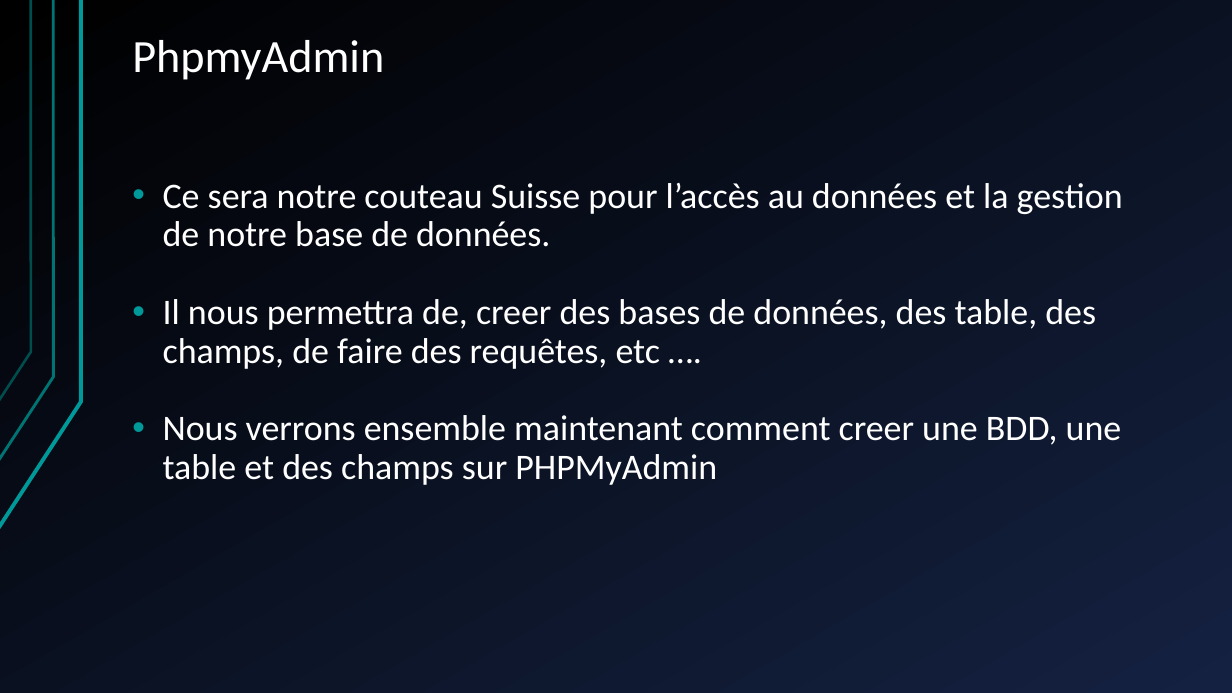
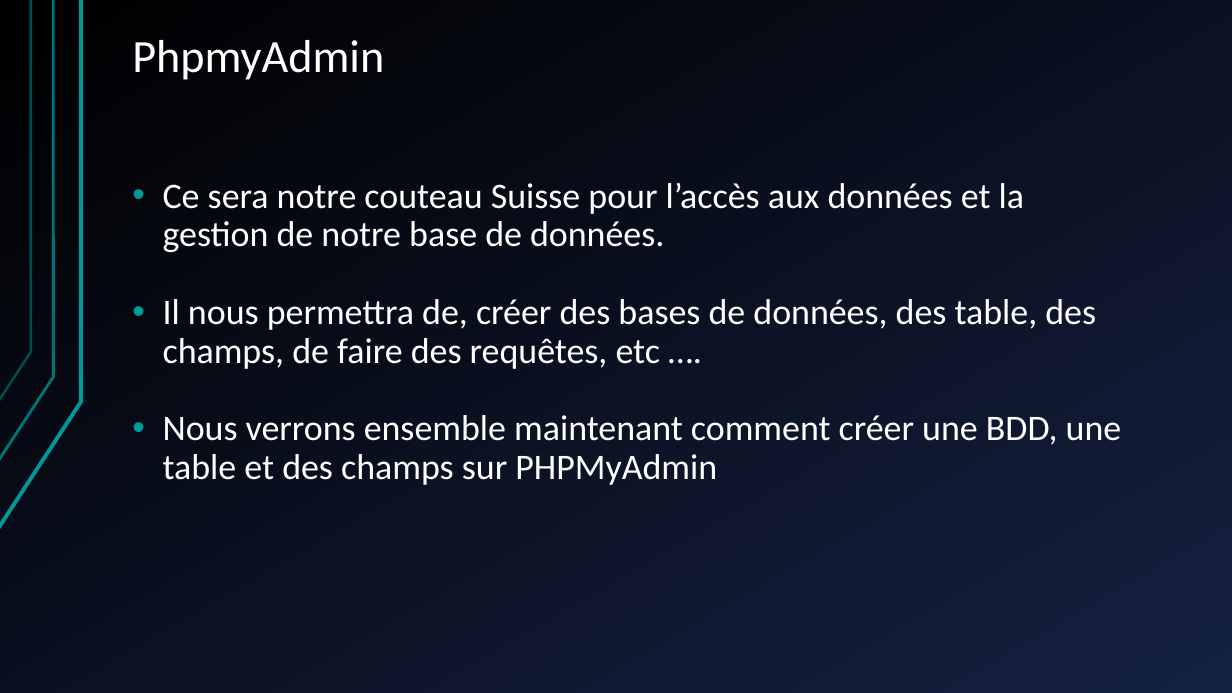
Before and after one commit to shyne99/formation-web, a slide deck: slide 11 of Seance 4 SQL PHP.ppt. Drawn at 1232x693 pixels with LibreOffice and Linux fonts; fonts in the diff are those of the drawing. Boxes give left, top, right and bottom in pixels: in the first picture for what was removed or moved away, otherwise in the second. Text is boxed around its words. In the diff, an @@ line names an element or a change of style, - is before the commit and + after.

```diff
--- a/Seance 4 SQL PHP.ppt
+++ b/Seance 4 SQL PHP.ppt
@@ text at [163, 183, 1122, 485]: text changed @@
-• Ce sera notre couteau Suisse pour l’accès au données et la gestion de notre base de données.
-• Il nous permettra de, creer des bases de données, des table, des champs, de faire des requêtes, etc ….
-• Nous verrons ensemble maintenant comment creer une BDD, une table et des champs sur PHPMyAdmin
+• Ce sera notre couteau Suisse pour l’accès aux données et la gestion de notre base de données.
+• Il nous permettra de, créer des bases de données, des table, des champs, de faire des requêtes, etc ….
+• Nous verrons ensemble maintenant comment créer une BDD, une table et des champs sur PHPMyAdmin
```
Also in this commit, not shown: 8 other slides changed, 4 other files.
